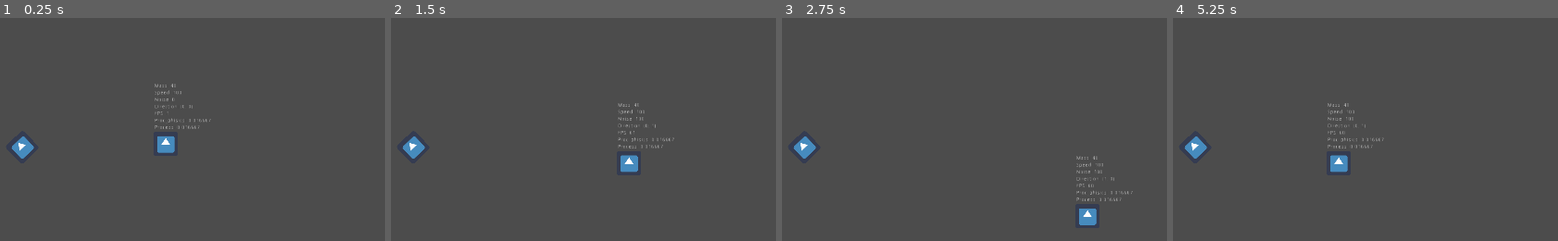
Above: before the commit, frames 1-4 (left to right).
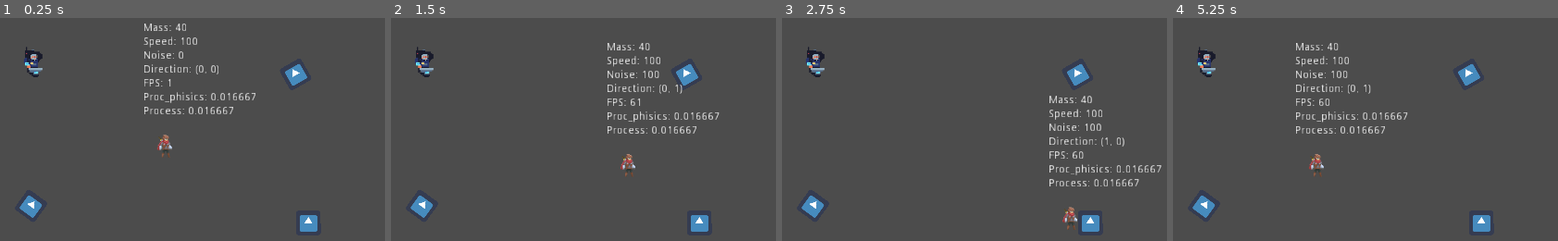
Above: after the commit, the same moments.

Repository: ProjMX/Survival_2D
Game: Godot game, scene res://scenes/Base/Base.tscn
The game is run twice, just before and just after one commit, with the same random seed, the same clock (stepped at 60 frames per second) and the same inputs. This scene is started directly instead of the project's main scene. The engine's default icon, where the game draws it, is replaced by a stand-in: a white triangle on a blue panel in a dark square.
Inputs (mouse positions are in pixels of both pictures, inside the frame that each line leads up to):
- Up to frame 1 (0.25 s): no input
- Up to frame 2 (1.5 s): tap Enter at 0.5 s; move the mouse to (718, 122) at 0.52 s; hold Right (ui_right) 0.53-1.28 s; tap Space (ui_select) at 0.6, 0.77, 1.07 s; click (718, 122) at 0.67 s; move the mouse to (410, 165) at 1.27 s; hold Down (ui_down) from 1.28 s (still down); tap R at 1.35 s; click (410, 165) at 1.42 s
- Up to frame 3 (2.75 s): tap Space (ui_select) at 1.52, 1.55, 1.82, 2.1 s; move the mouse to (1020, 51) at 2.02 s; release Down (ui_down) at 2.03 s; hold Right (ui_right) from 2.03 s (still down); click (1020, 51) at 2.17 s
- Up to frame 4 (5.25 s): move the mouse to (1300, 227) at 2.77 s; release Right (ui_right) at 2.78 s; hold Up (ui_up) 2.78-3.53 s; tap R at 2.85, 4.35 s; click (1300, 227) at 2.92 s; tap Space (ui_select) at 3.02, 3.05, 3.32, 3.6, 3.77, 4.07, 4.52, 4.55, 4.82, 5.1 s; move the mouse to (outside the picture) at 3.52 s; hold Left (ui_left) 3.53-5.03 s; click (outside the picture) at 3.67 s; move the mouse to (outside the picture) at 4.27 s; click (outside the picture) at 4.42 s; move the mouse to (1377, 142) at 5.02 s; hold Down (ui_down) from 5.03 s (still down); click (1377, 142) at 5.17 s

The runs differ from the first frame. In frame 1, 3.8% of the frame differs, in the area x 2-83%, y 2-96%; in frame 2, 3.9%; in frame 3, 3.7%; in frame 4, 4.1%, in the area x 2-83%, y 11-96%.

Commit message:
New assets packs and enemy scene (last is WIP)

Diff:
--- a/assets/entities/Player/script/Player.gd
+++ b/assets/entities/Player/scripts/Player.gd
@@ -58,7 +58,7 @@
 		direction += Vector2.RIGHT
 
 	# Movement calc
-	var _x = move_and_slide(direction.normalized() * (speed*150) * delta)
+	move_and_slide(direction.normalized() * (speed*150) * delta)
 
 	# Noise 0 calc
 	if direction == Vector2.ZERO:
--- a/project.godot
+++ b/project.godot
@@ -30,6 +30,11 @@
 
 [input]
 
+ui_focus_next={
+"deadzone": 0.5,
+"events": [ Object(InputEventKey,"resource_local_to_scene":false,"resource_name":"","device":0,"alt":false,"shift":false,"control":false,"meta":false,"command":false,"pressed":false,"scancode":16777218,"physical_scancode":0,"unicode":0,"echo":false,"script":null)
+ ]
+}
 ui_left={
 "deadzone": 0.5,
 "events": [ Object(InputEventKey,"resource_local_to_scene":false,"resource_name":"","device":0,"alt":false,"shift":false,"control":false,"meta":false,"command":false,"pressed":false,"scancode":16777231,"physical_scancode":0,"unicode":0,"echo":false,"script":null)
--- a/scenes/Base/Base.gd
+++ b/scenes/Base/Base.gd
@@ -6,11 +6,15 @@
 signal scene_switched(next_scene_name)
 
 func _ready():
-	Input.set_mouse_mode(Input.MOUSE_MODE_HIDDEN)
+	Input.set_mouse_mode(Input.MOUSE_MODE_CAPTURED)
+	if !GlobalData.debug:
+		get_node("KinematicBody2D/Debug").hide()
 
 func _process(_delta):
 	if Input.is_action_just_pressed("ui_cancel"):
 		emit_signal("scene_switched", "MainMenu")
+	if Input.is_action_just_pressed("ui_select"):
+		Input.set_mouse_mode(Input.MOUSE_MODE_VISIBLE)
 
 func cleanup():
 	queue_free()
--- a/scenes/Base/Base.tscn
+++ b/scenes/Base/Base.tscn
@@ -1,8 +1,10 @@
-[gd_scene load_steps=5 format=2]
+[gd_scene load_steps=7 format=2]
 
-[ext_resource path="res://assets/entities/Player/script/Player.gd" type="Script" id=1]
-[ext_resource path="res://assets/icon.png" type="Texture" id=2]
+[ext_resource path="res://assets/entities/Player/scripts/Player.gd" type="Script" id=1]
+[ext_resource path="res://assets/entities/Player/textures/adventurer-idle-00.png" type="Texture" id=2]
 [ext_resource path="res://scenes/Base/Base.gd" type="Script" id=3]
+[ext_resource path="res://scenes/DemoBlock.tscn" type="PackedScene" id=4]
+[ext_resource path="res://scenes/NPC/NPC.tscn" type="PackedScene" id=5]
 
 [sub_resource type="SpriteFrames" id=1]
 animations = [ {
@@ -12,25 +14,25 @@
 "speed": 5.0
 } ]
 
-[node name="Node2D" type="Node2D"]
+[node name="Base" type="Node2D"]
 position = Vector2( 512, 300 )
 script = ExtResource( 3 )
 
 [node name="KinematicBody2D" type="KinematicBody2D" parent="."]
-position = Vector2( 448, 240 )
+position = Vector2( 450, 237 )
+scale = Vector2( 2, 2 )
 z_index = 1
 script = ExtResource( 1 )
 __meta__ = {
 "_edit_group_": true
 }
 
+[node name="CollisionPolygon2D" type="CollisionPolygon2D" parent="KinematicBody2D"]
+position = Vector2( -32, -27 )
+polygon = PoolVector2Array( 26.5, 44.5, 38, 44.5, 41, 34, 36.5, 14.5, 22.5, 14.5, 20, 34 )
+
 [node name="AnimatedSprite" type="AnimatedSprite" parent="KinematicBody2D"]
 frames = SubResource( 1 )
-
-[node name="CollisionPolygon2D" type="CollisionPolygon2D" parent="KinematicBody2D"]
-position = Vector2( -32, -27 )
-build_mode = 1
-polygon = PoolVector2Array( 0, 54, 0, 0, 4, -5, 60, -5, 64, -1, 64, 54, 60, 59, 5, 59 )
 
 [node name="Camera2D" type="Camera2D" parent="KinematicBody2D"]
 current = true
@@ -106,17 +108,16 @@
 margin_bottom = 122.0
 valign = 1
 
-[node name="StaticBody2D" type="StaticBody2D" parent="."]
-position = Vector2( 76, 249 )
-rotation = -0.764454
-__meta__ = {
-"_edit_group_": true
-}
+[node name="StaticBody2D" parent="." instance=ExtResource( 4 )]
+position = Vector2( 787, 57 )
+rotation = -0.518535
 
-[node name="CollisionPolygon2D" type="CollisionPolygon2D" parent="StaticBody2D"]
-position = Vector2( -32.0685, -28.4075 )
-build_mode = 1
-polygon = PoolVector2Array( -0.351563, 0.0888672, 0.111389, 55.9528, 5.16373, 60.7979, 59.6138, 60.3645, 64.4588, 55.3122, 64.0255, 0.862061, 58.9732, -3.98291, 4.52307, -3.54956 )
+[node name="StaticBody2D2" parent="." instance=ExtResource( 4 )]
+position = Vector2( 101, 398 )
+rotation = 0.628055
 
-[node name="Sprite" type="Sprite" parent="StaticBody2D"]
-texture = ExtResource( 2 )
+[node name="StaticBody2D3" parent="." instance=ExtResource( 4 )]
+position = Vector2( 820, 442 )
+
+[node name="NPC" parent="." instance=ExtResource( 5 )]
+position = Vector2( 107, 26 )
--- /dev/null
+++ b/scenes/DemoBlock.tscn
@@ -0,0 +1,16 @@
+[gd_scene load_steps=2 format=2]
+
+[ext_resource path="res://assets/icon.png" type="Texture" id=1]
+
+[node name="StaticBody2D" type="StaticBody2D"]
+rotation = -0.00746053
+__meta__ = {
+"_edit_group_": true
+}
+
+[node name="CollisionPolygon2D" type="CollisionPolygon2D" parent="."]
+position = Vector2( -32.0685, -28.4075 )
+polygon = PoolVector2Array( 4.83051, 60.2052, 58.829, 60.608, 63.8587, 56.6455, 64.2765, 0.647013, 59.3065, -3.39018, 4.30801, -3.80051, 0.270821, 1.16951, -0.139507, 56.168 )
+
+[node name="Sprite" type="Sprite" parent="."]
+texture = ExtResource( 1 )
--- /dev/null
+++ b/scenes/NPC/NPC.tscn
@@ -0,0 +1,21 @@
+[gd_scene load_steps=3 format=2]
+
+[ext_resource path="res://assets/entities/NPC/textures/NPC.png" type="Texture" id=1]
+
+[sub_resource type="SpriteFrames" id=1]
+animations = [ {
+"frames": [ ExtResource( 1 ) ],
+"loop": true,
+"name": "default",
+"speed": 5.0
+} ]
+
+[node name="NPC" type="Node2D"]
+
+[node name="KinematicBody2D" type="KinematicBody2D" parent="."]
+
+[node name="CollisionPolygon2D" type="CollisionPolygon2D" parent="KinematicBody2D"]
+polygon = PoolVector2Array( 0, 38, 13, 38, 24, 20, 24, -22, 17, -29, 2, -35, -16, -41, -19, -41, -23, -31, -26, -10, -26, 1, -17, 26 )
+
+[node name="AnimatedSprite" type="AnimatedSprite" parent="KinematicBody2D"]
+frames = SubResource( 1 )
Binary file added: assets/entities/NPC/textures/NPC.png
Not shown, added: assets/entities/NPC/textures/NPC.png.import
Binary file added: assets/entities/NPC/textures/npc x3.png
Not shown, added: assets/entities/NPC/textures/npc x3.png.import
Not shown, removed: assets/entities/Player/texture/PlaceHolder.txt
Binary file added: assets/entities/Player/textures/adventurer-idle-00.png
Not shown, added: assets/entities/Player/textures/adventurer-idle-00.png.import
Not shown, added: assets/packs/Adventurer-1.5.zip
Not shown, added: assets/packs/Adventurer-Bow.zip
Not shown, added: assets/packs/Adventurer-Hand-Combat.zip
Not shown, added: assets/packs/Adventurer.zip
Not shown, added: assets/packs/Colourful Game-UI kit - Expansion 1.zip
(and 4 more such lines)
